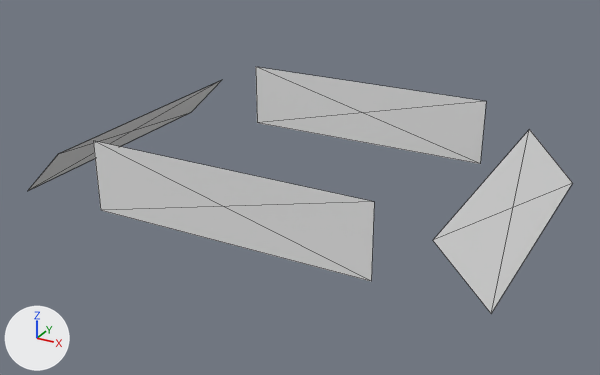
The OBJ model src/main/resources/assets/nyasamarailway/models/carts/nspc_6w_print.obj as it was, and as the next commit left it.
One viewpoint serves both versions: a 50 mm lens placed at (21.1, -38.6, 16.2), pointed at (0.3, -0.8, -2.8). The axes (+X, +Y, +Z) are drawn at lower left. The lights are the same throughout. Mesh edges are drawn as thin lines. Where no turn or scale is listed for an object, it has been applied to the vertices.

Names of what the first picture shows: '0', '1', '2', '3'.
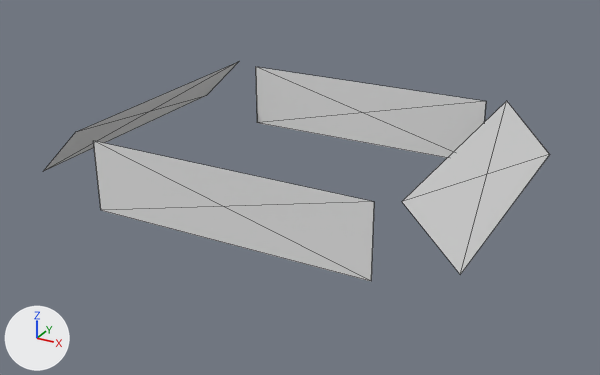
Location of each change, (x1, y1, x2, y2) in pixels of the pictures (600 x 375 px):
'2', reshaped (6% wider): before (433, 129, 572, 313); after (402, 101, 550, 274)
'3', reshaped: before (28, 80, 222, 191); after (44, 62, 238, 171)

Patch to the scene script:
```diff
--- a/src/main/resources/assets/nyasamarailway/models/carts/nspc_6w_print.obj.py
+++ b/src/main/resources/assets/nyasamarailway/models/carts/nspc_6w_print.obj.py
@@ me_2 @@
 # used by ob_2; location = (0.0, 0.0, 0.0)
-me_2.from_pydata(...)  # 8 vertices, 12 faces; spans x 10.7..13.6, y -8.0..8.0, z -3.1..-0.2
+me_2.from_pydata(...)  # 8 vertices, 12 faces; spans x 9.2..12.1, y -8.0..8.0, z -1.6..1.3
+# me_2 part 1: the whole mesh is rebuilt
 me_2.materials.append(mat_0)
@@ me_3 @@
 # used by ob_3; location = (0.0, 0.0, 0.0)
-me_3.from_pydata(...)  # 8 vertices, 12 faces; spans x -13.5..-10.7, y -8.0..8.0, z -3.1..-0.3
+me_3.from_pydata(...)  # 8 vertices, 12 faces; spans x -12.1..-9.2, y -8.0..8.0, z -1.6..1.2
+# me_3 part 2: the whole mesh is rebuilt
 me_3.materials.append(mat_0)
```
